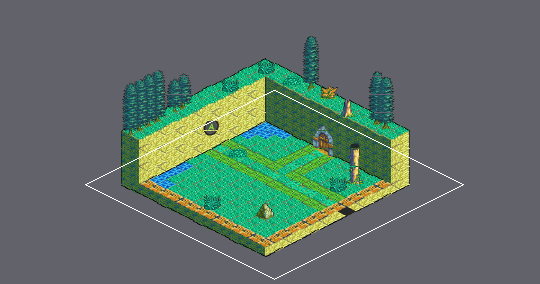
Tiled map: Final_Fantasy_Mystery_World/Game/assets/maps/Tutorial_Attack.tmx. The first picture is a wide view before the edit; the outline marks the close-up.
Close-up. Earlier state:
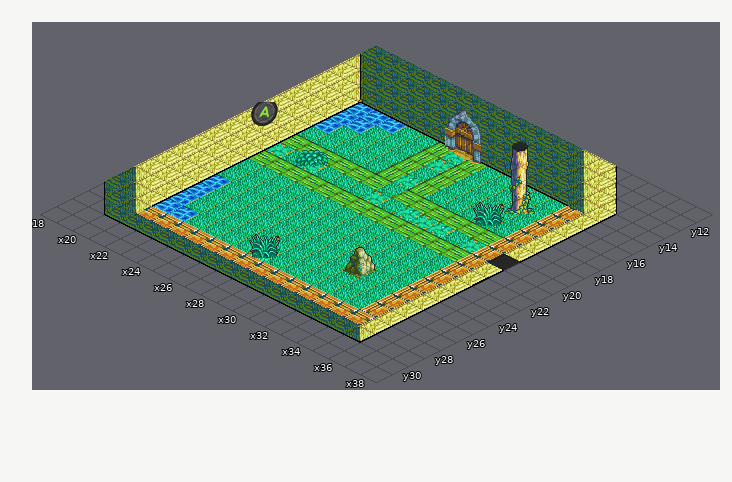
Cells are 32x16 px. Isometric: x runs down to the right, y down to the left. Shown: x 18..38, y 11..31.
The result:
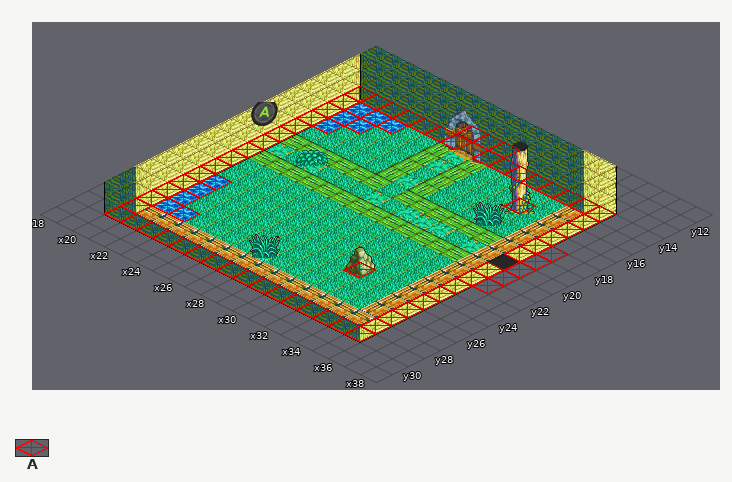
Key: from "tutorial_tileset": A 4.
_ is an empty cell.
Tiles of an added or newly shown layer are drawn over the layers below it.
Difference:
Changed rows in their new state; . is an unchanged cell.
Layer "Collider" (now shown):
first column x 20:
13 ......AAA........
14 AAAAAAA.AAAAAAAA.
15 AAAA...........A.
16 AAA.........A..A.
17 AA.............A.
18 A..............AA
19 A..............AA
20 A...............A
21 A..............AA
22 A..............AA
23 A..............A.
24 AA.............A.
25 AA.........A...A.
26 AA.............A.
27 AAA............A.
28 A..............A.
29 AAAAAAAAAAAAAAAA.
Where, in picture pixels (left, top, right, bottom), the same in both close-ups:
added: (104, 86, 616, 342)
